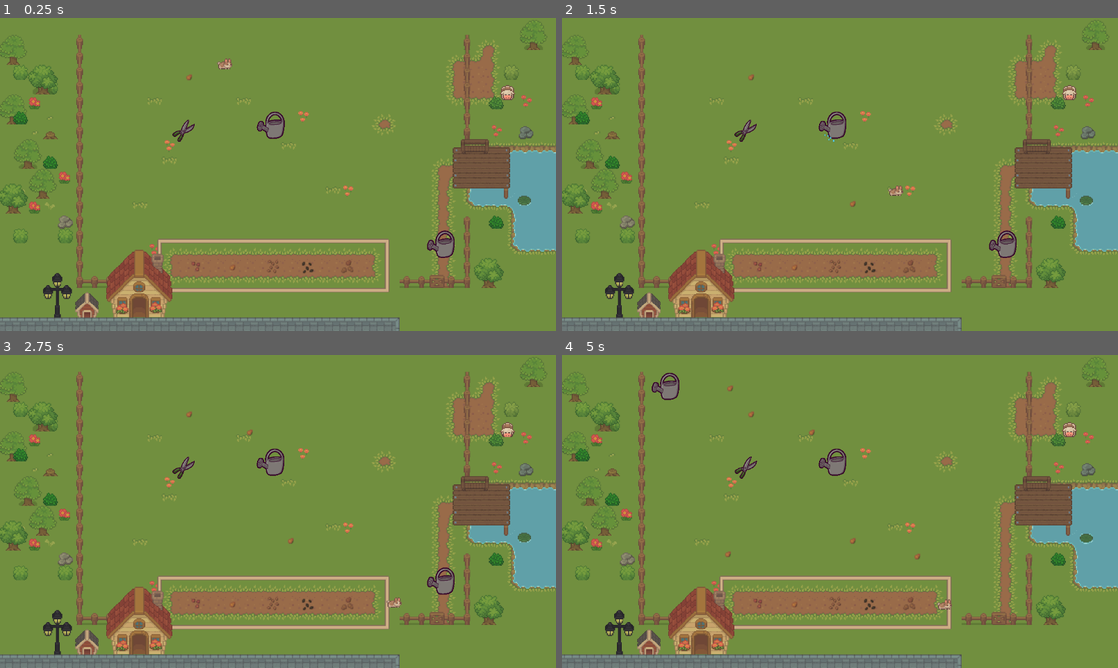
Above: before the commit, frames 1-4 (two rows, left to right).
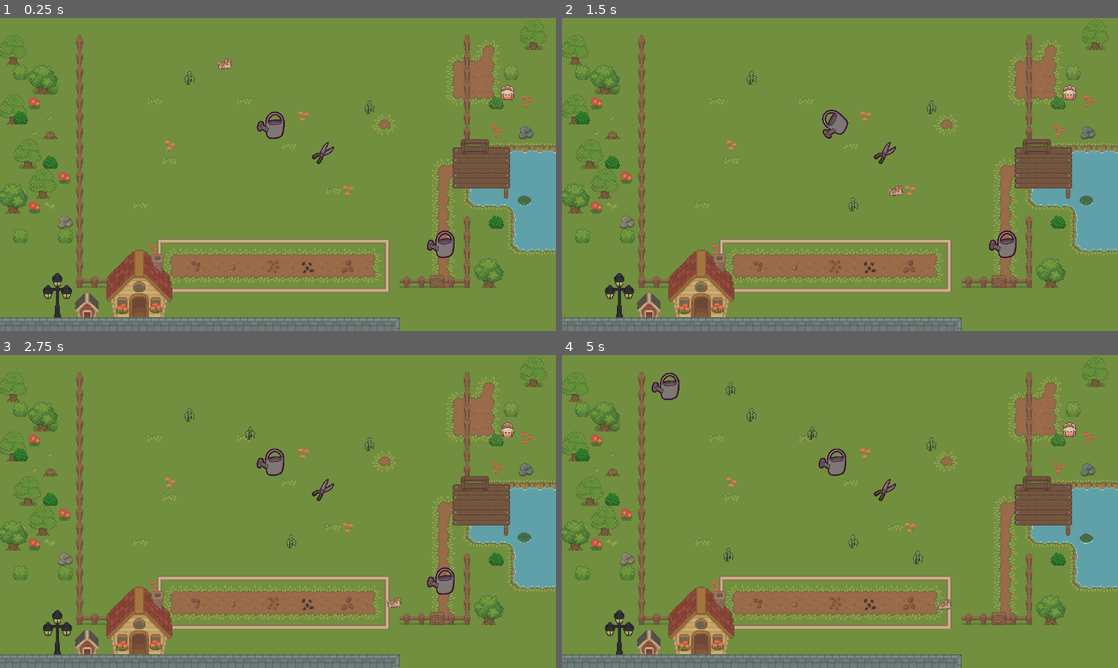
Above: after the commit, the same moments.

Repository: Piggward/GetOutOfMeGarden
Game: Godot game, scene res://scenes/main_scene_art.tscn
The game is run twice, just before and just after one commit, with the same random seed, the same clock (stepped at 60 frames per second) and the same inputs. The project has no main scene, so this scene is started directly.
Inputs (mouse positions are in pixels of both pictures, inside the frame that each line leads up to):
- Up to frame 1 (0.25 s): no input
- Up to frame 2 (1.5 s): move the mouse to (784, 61) at 0.52 s; press the mouse at (784, 61) at 0.53 s; tap Enter at 1.25 s; move the mouse to (834, 124) at 1.27 s; release the mouse at (834, 124) at 1.28 s; right-click (834, 124) at 1.35 s; click (834, 124) at 1.42 s
- Up to frame 3 (2.75 s): move the mouse to (439, 580) at 2.02 s; press the mouse at (439, 580) at 2.03 s
- Up to frame 4 (5 s): move the mouse to (745, 467) at 2.77 s; release the mouse at (745, 467) at 2.78 s; right-click (745, 467) at 2.85 s; click (745, 467) at 2.92 s; tap Space at 3.5 s; move the mouse to (1006, 558) at 3.52 s; press the mouse at (1006, 558) at 3.53 s; move the mouse to (673, 464) at 4.27 s; release the mouse at (673, 464) at 4.28 s; right-click (673, 464) at 4.35 s; click (673, 464) at 4.42 s

The runs differ from the first frame. In frame 1, 0.3% of the frame differs, in the area x 31-68%, y 16-47%; in frame 2, 0.6%, in the area x 31-68%, y 16-62%; in frame 3, 0.4%; in frame 4, 0.5%.

Commit message:
snip snap

Diff:
--- a/scenes/main_scene_art.tscn
+++ b/scenes/main_scene_art.tscn
@@ -10,6 +10,7 @@
 [ext_resource type="PackedScene" uid="uid://cjss3qqtrtvrk" path="res://scenes/spawnable_area.tscn" id="7_smrwv"]
 [ext_resource type="PackedScene" uid="uid://cw7ektx7rvu53" path="res://scenes/player/player.tscn" id="8_smrwv"]
 [ext_resource type="PackedScene" uid="uid://cyob4bvq34o1d" path="res://scenes/tools/scissors.tscn" id="10_122in"]
+[ext_resource type="PackedScene" uid="uid://bd711j20uj8os" path="res://scenes/weed.tscn" id="11_ifydx"]
 
 [sub_resource type="RectangleShape2D" id="RectangleShape2D_smrwv"]
 size = Vector2(14, 291)
@@ -142,8 +143,14 @@
 
 [node name="Player" parent="." instance=ExtResource("8_smrwv")]
 
+[node name="Weed" parent="." instance=ExtResource("11_ifydx")]
+position = Vector2(448, 108)
+
 [node name="Scissors" parent="." instance=ExtResource("10_122in")]
-position = Vector2(247, 135)
+position = Vector2(397, 159)
 
 [connection signal="area_exited" from="Boundries/ToolArea" to="Boundries/ToolArea" method="_on_area_exited"]
 [connection signal="body_exited" from="Boundries/ToolArea" to="Boundries/ToolArea" method="_on_body_exited"]
+
+[editable path="Scissors"]
+[editable path="Scissors/DetectInteractableArea"]
--- a/scenes/tools/scissors.gd
+++ b/scenes/tools/scissors.gd
@@ -18,6 +18,7 @@
 func _process(delta: float) -> void:
 	if interactable_areas.size() > 0 and performing_action:
 		interactable_areas[0].interact()
+		performing_action = false
 
 func _on_input_event(viewport: Node, event: InputEvent, shape_idx: int) -> void:
 	super._on_event(event)
--- a/scenes/tools/scissors.tscn
+++ b/scenes/tools/scissors.tscn
@@ -24,6 +24,8 @@
 texture = ExtResource("1_136eo")
 
 [node name="DetectInteractableArea" parent="." instance=ExtResource("4_ubv7k")]
+collision_layer = 1
+collision_mask = 128
 
 [node name="CollisionShape2D2" type="CollisionShape2D" parent="DetectInteractableArea"]
 scale = Vector2(1.27434, 1.27434)
--- /dev/null
+++ b/scenes/weed.tscn
@@ -0,0 +1,22 @@
+[gd_scene load_steps=4 format=3 uid="uid://bd711j20uj8os"]
+
+[ext_resource type="Script" uid="uid://bwpo7cm767750" path="res://scripts/weed.gd" id="1_3sedy"]
+[ext_resource type="PackedScene" path="res://scenes/weeds_art.tscn" id="2_egm0q"]
+
+[sub_resource type="RectangleShape2D" id="RectangleShape2D_uqta8"]
+
+[node name="Weed" type="Area2D"]
+collision_layer = 128
+script = ExtResource("1_3sedy")
+metadata/_custom_type_script = "uid://cvcchcdlvtrum"
+
+[node name="CollisionShape2D" type="CollisionShape2D" parent="."]
+shape = SubResource("RectangleShape2D_uqta8")
+
+[node name="weed_art" parent="." instance=ExtResource("2_egm0q")]
+
+[node name="AnimatedSprite2D" parent="weed_art" index="0"]
+frame = 2
+frame_progress = 0.573807
+
+[editable path="weed_art"]
--- a/scripts/interactable_area.gd
+++ b/scripts/interactable_area.gd
@@ -1,5 +1,7 @@
 class_name InteractableArea
 extends Area2D
+
+signal die(area: InteractableArea)
 
 func is_interactable(tool: String):
 	pass
--- a/scripts/spawn_manager.gd
+++ b/scripts/spawn_manager.gd
@@ -5,10 +5,11 @@
 
 @export var spawn_area_width: float = 500.0  # Width of the spawn area
 @export var spawn_area_height: float = 500.0  # Height of the spawn area
+const WEED = preload("res://scenes/weed.tscn")
 
 var spawnables: Dictionary = {
-	"flower": {
-		"scene": preload("res://scenes/flower.tscn"),
+	"weed": {
+		"scene": WEED,
 		"size": Vector2(16,16)
 	}
 }
@@ -57,7 +58,7 @@
 
 func debug_spawn_loop() -> void:
 	while true:
-		spawn_object("flower")
+		spawn_object("weed")
 		await get_tree().create_timer(1.0).timeout
 
 # UNCOMMENT ME IF YOU WANT TO SEE OUTLINE OF SPAWNABLEAREA!
--- a/scripts/tool.gd
+++ b/scripts/tool.gd
@@ -16,17 +16,30 @@
 
 func _on_area_detected(area: InteractableArea):
 	interactable_areas.append(area)
+	area.die.connect(_on_area_left)
 
 func _on_area_left(area):
 	if interactable_areas.has(area):
 		interactable_areas.erase(area)
+		if interactable_areas.is_empty():
+			stop_performing_action()
 
 func _on_event(event: InputEvent) -> void:
+	if player.holding != self:
+		return
 	if event.is_action_pressed("right_click"):
 		start_performing_action()
 	if event.is_action_released("right_click"):
 		stop_performing_action()
 	pass # Replace with function body.
+
+func _setheld(value:bool):
+	is_held = value
+	if value:
+		player.pick_up(self)
+	else:
+		player.release()
+		stop_performing_action()
 
 func start_performing_action():
 	performing_action = true
--- /dev/null
+++ b/scripts/weed.gd
@@ -0,0 +1,17 @@
+class_name Weed
+extends InteractableArea
+
+@onready var animated_sprite_2d: AnimatedSprite2D = $weed_art/AnimatedSprite2D
+
+func interact():
+	self.damage()
+
+func damage():
+	if animated_sprite_2d.frame == 0:
+		self.kill()
+	else:
+		animated_sprite_2d.frame -= 1
+
+func kill():
+	die.emit(self)
+	self.queue_free()
Not shown: 1 places in scenes/main_scene_art.tscn that only renumber resources
Not shown, added: scripts/weed.gd.uid
